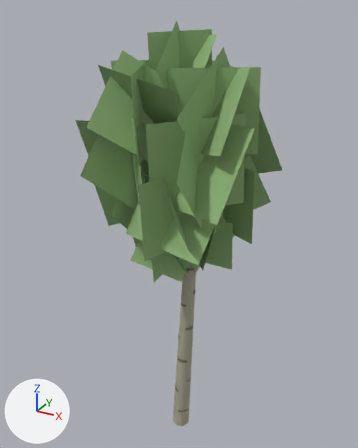
Before and after pictures for a commit that changed the glTF model public/models/aspen.glb.
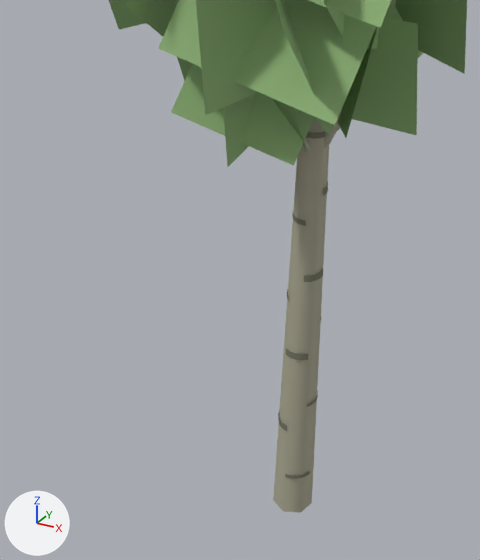
Each version is shown whole from a camera (50 mm lens) standing at (4.63, -8.52, 9.75) and looking at (-0.16, 0.2, 5.39), then close up on the part from 17% to 72% of the width and 48% to 99% of the height. Lighting does not change. The marker at lower left points along +X, +Y and +Z. The older version's two pictures come first. Where no turn or scale is listed for an object, it has been applied to the vertices. Vertices at exactly the same position are counted once.
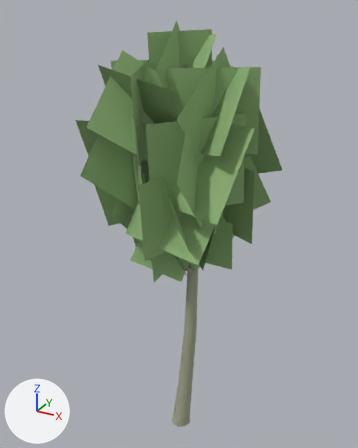
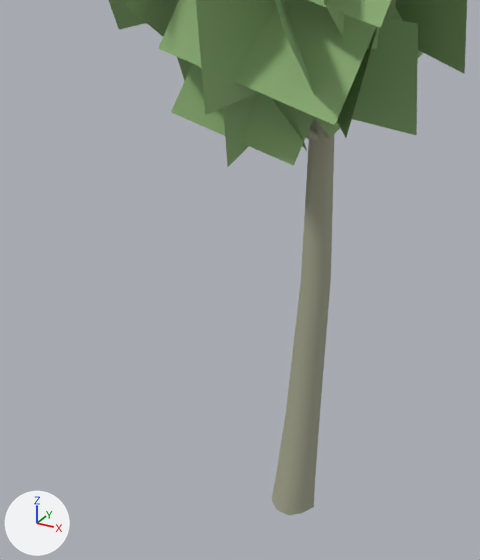
The change in detail:
Material 'bark_aspen_texture' (mat_bark_aspen_texture) is new.
Its base color is (0.366, 0.376, 0.27) (grey #a3a58e).
Its roughness is 1.0.
me_mesh_1 is used by ob_mesh_1; location (0.0, 0.0, 0.0).
me_mesh_1 had 288 vertices, 504 faces and spanned x -0.84..0.85, y -0.85..0.85, z -0.01..8.74.
me_mesh_1 now has 334 vertices, 598 faces and spans x -0.84..0.85, y -0.85..0.85, z 0.0..8.74.
me_mesh_1 part 1: the loose piece of 16 vertices spanning x -0.2..0.37, y -0.21..0.19, z -0.01..4.97 is rebuilt with 81 vertices and now spans x -0.24..0.29, y -0.23..0.38, z 0.0..8.74, in mat_bark_aspen_texture (grey #a3a58e).
Part 2, on me_mesh_1:
3 vertices are removed from x 0.24, y 0.0, z 4.25.
21 faces are deleted.
10 vertices in x 0.19..0.29, y -0.02..0.03, z 5.17..5.22 move by (-0.06, 0.22, 0.0).
6 vertices in x 0.19..0.29, y -0.06..0.01, z 4.24..4.29 move by (-0.07, 0.25, -0.01).
4 vertices in x 0.2..0.3, y -0.02..0.02, z 4.22..4.3 move by (-0.07, 0.25, 0.0).
3 vertices in x 0.19..0.22, y 0.01..0.05, z 4.27..4.28 move by (-0.07, 0.25, 0.01).
3 vertices in x 0.2..0.29, y -0.02..0.02, z 5.14..5.19 move by (-0.07, 0.22, 0.0).
3 vertices in x 0.2..0.23, y -0.04..-0.03, z 5.18..5.21 move by (-0.06, 0.22, -0.01).
32 vertices move from x 0.18..0.29, y -0.06..0.05, z 4.21..5.2 to x 0.11..0.22, y 0.17..0.31, z 4.21..5.21.
1 vertex is added at (0.17, 0.25, 4.25).
21 new faces join them.
me_mesh_1 part 3: 399 faces spanning x -0.84..0.85, y -0.85..0.85, z 4.21..7.77 switch from mat_bark (grey #aca993) to mat_bark_aspen_texture (grey #a3a58e).
Other edits to the shape of me_mesh_1 do not show in these pictures.
Object 'Mesh_2' (ob_mesh_2) is deleted.

Boxes (x1, y1, x2, y2) around the edits, measured in the close-ups (480 x 560 px; the box of a moved part takes in the faces that stretch with it):
'Mesh_1', reshaped: before (273, 108, 343, 513); after (272, 118, 334, 515)
'Mesh_2', deleted: before (278, 131, 328, 479)
part 1 of me_mesh_1, rebuilt: before (273, 118, 329, 513); after (272, 118, 334, 515)
part 2 of me_mesh_1, moved or reshaped (mostly hidden): before (301, 108, 343, 152); after (306, 128, 333, 143)
part 3 of me_mesh_1, recoloured: before (301, 113, 341, 152); after (306, 128, 333, 141)
